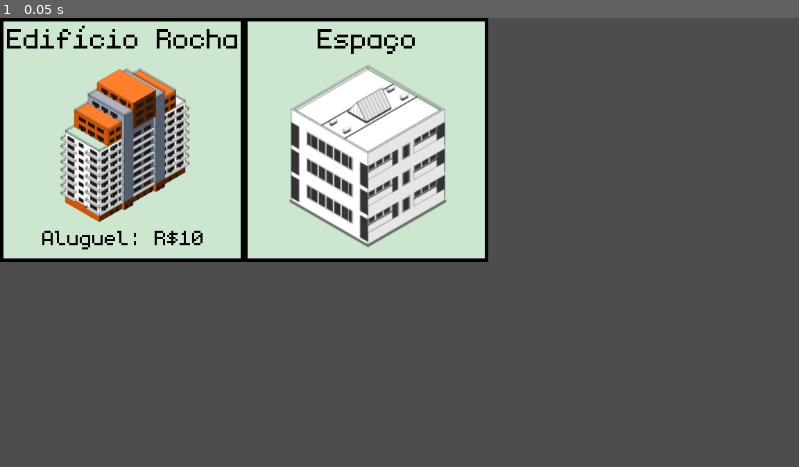
Above: before the commit, frame 1.
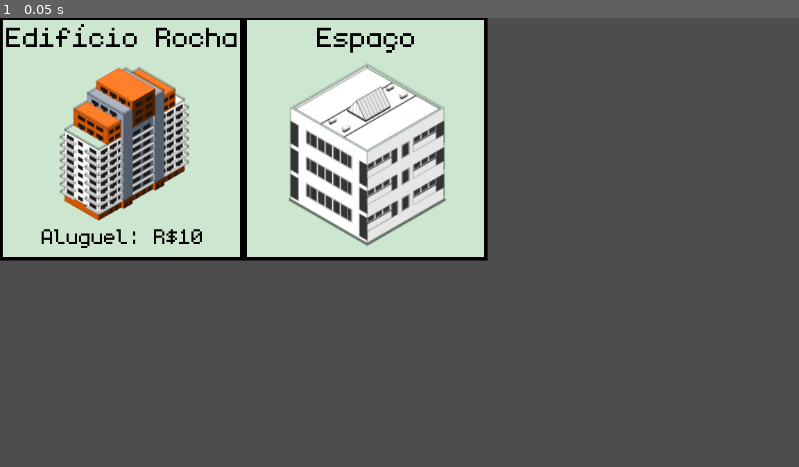
Above: after the commit, the same moment.

Repository: Disklo/MonopolyGodot
Game: Godot game, scene res://scenes/tabuleiro.tscn
Two runs of this game, one before a commit and one after it. Both use one fixed random seed, a clock stepped at 60 frames per second and the inputs below. This scene is started directly instead of the project's main scene.
Inputs:
- Up to frame 1 (0.05 s): no input

The runs differ from the first frame. In frame 1, 6.2% of the frame differs, in the area x 0-62%, y 0-55%.

Commit message:
Fix tabuleiro root node transform

Diff:
--- a/scenes/tabuleiro.tscn
+++ b/scenes/tabuleiro.tscn
@@ -5,7 +5,6 @@
 [ext_resource type="PackedScene" uid="uid://cqv57oqbilpv6" path="res://scenes/Espacos/espaco.tscn" id="3_p2sbe"]
 
 [node name="Tabuleiro" type="Node2D"]
-position = Vector2(1, 2)
 script = ExtResource("1_mbpgq")
 
 [node name="Propriedade" parent="." instance=ExtResource("2_tvb07")]
